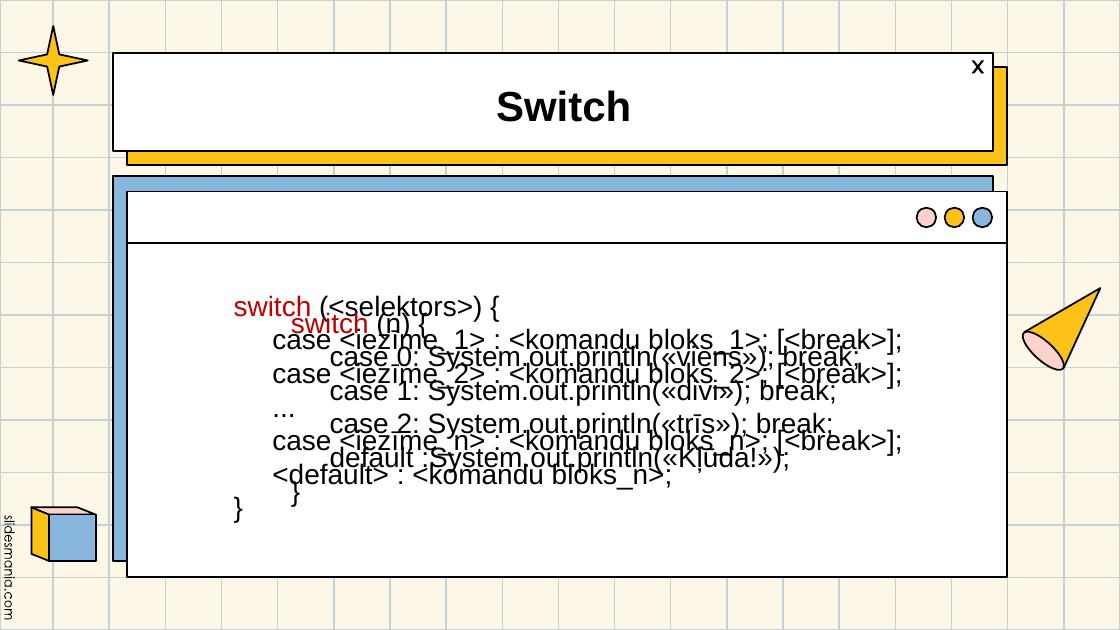
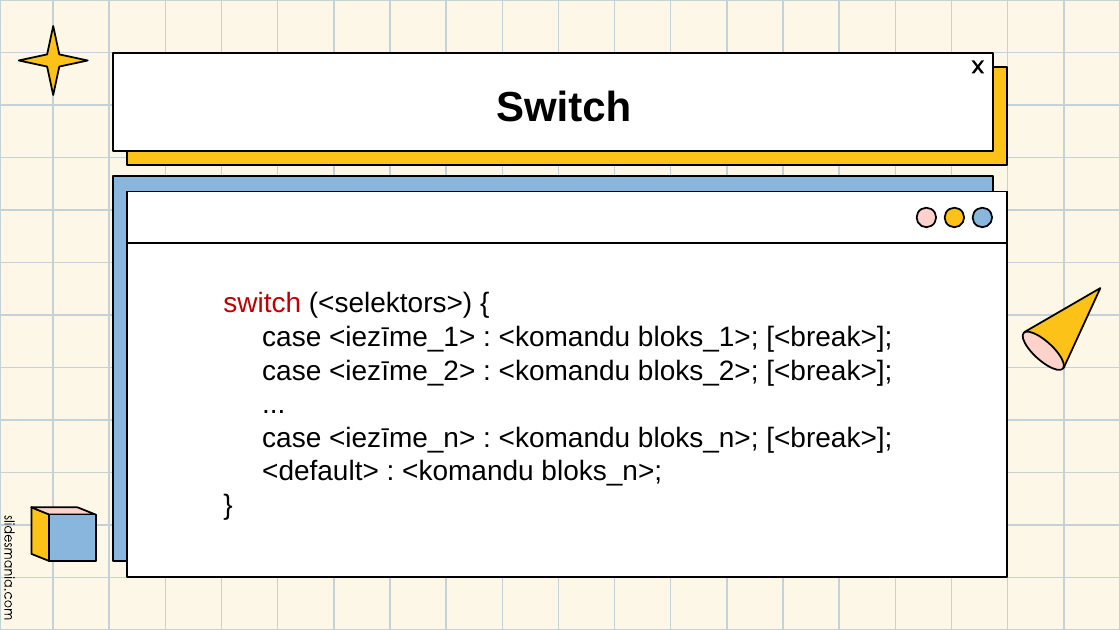
Before and after one commit to ElinaKraine/Sazarojumas-Konstrukcijas, a slide deck: slide 8 of prezentacija un uml/Kraine_Sazarojuma-konstrukcijas.pptx (slide 7 before the commit). Drawn at 1120x630 pixels with LibreOffice and Linux fonts; fonts in the diff are those of the drawing. Boxes give left, top, right and bottom in pixels: in the first picture for what was removed or moved away, otherwise in the second. Text is boxed around its words. In the diff, an @@ line names an element or a change of style, - is before the commit and + after.

```diff
--- a/prezentacija un uml/Kraine_Sazarojuma-konstrukcijas.pptx
+++ b/prezentacija un uml/Kraine_Sazarojuma-konstrukcijas.pptx
@@ text "switch (<selektors>) {": place and size @@
-text "switch (<selektors>) {" at (234,295,903,489)
+text "switch (<selektors>) {" at (223,291,892,486)
@@ text "switch (<selektors>) {" at (223,291,892,486): vertical alignment top to middle @@
@@ text removed at (291,311,903,472) @@
-switch (n) {
-case 0: System.out.println(«viens»); break;
-case 1: System.out.println(«divi»); break;
-case 2: System.out.println(«trīs»); break;
-default :System.out.println(«Kļūda!»);
-}
```
Also in this commit, not shown: 4 other slides changed, 3 slides added, 2 other files.
